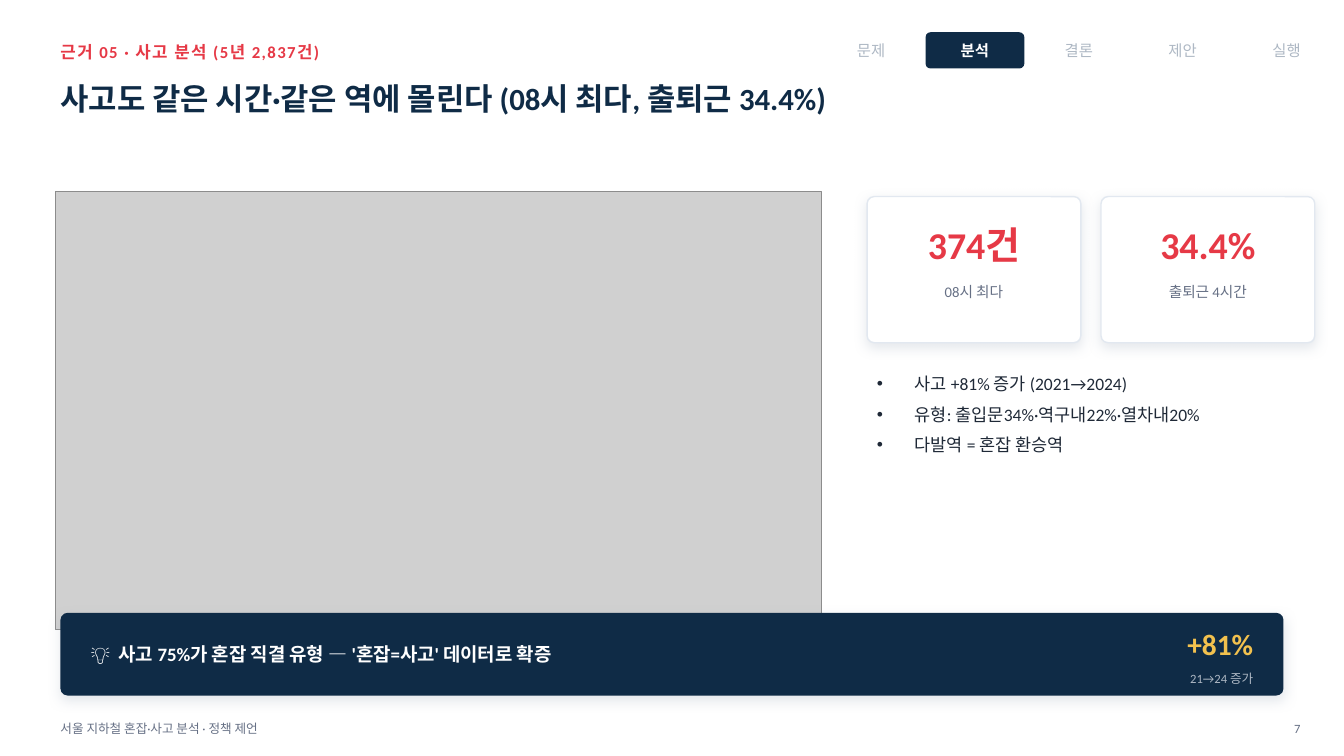
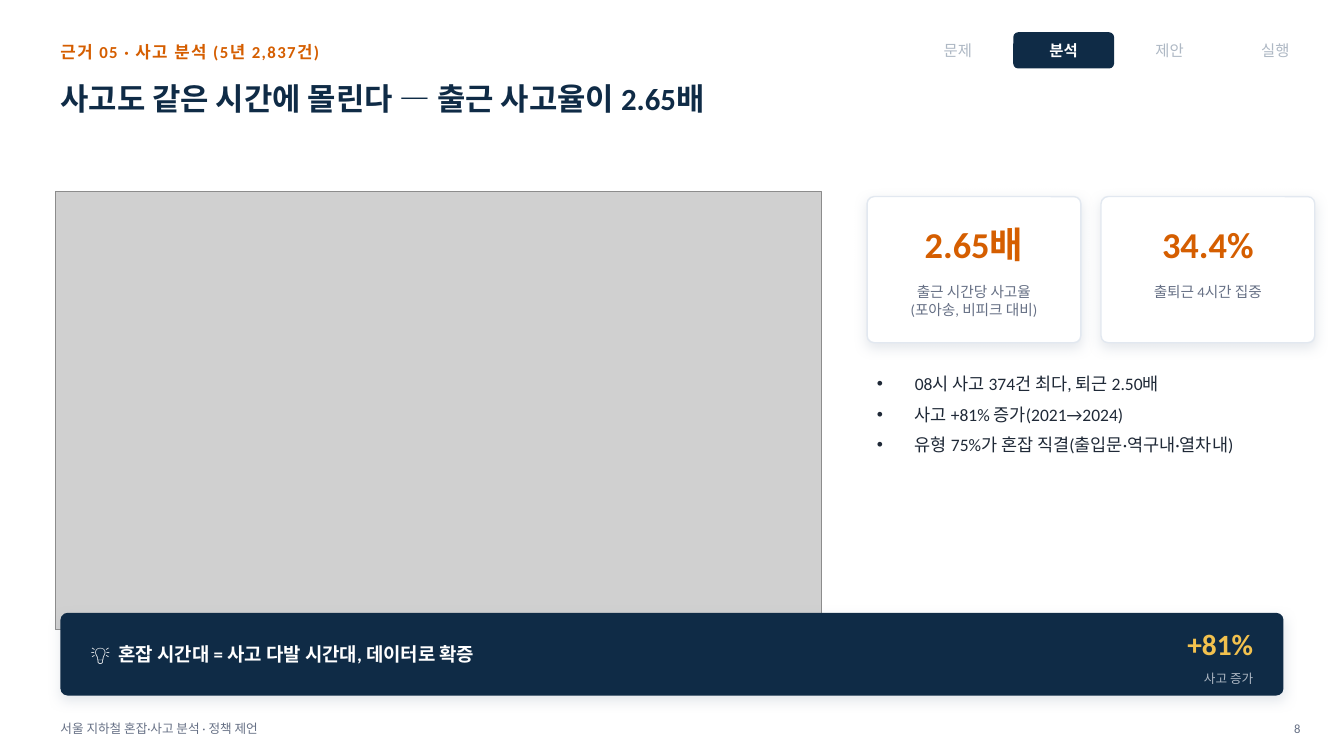
Before and after one commit to yuneunmi814-cmyk/data-analysis-mini-project, a slide deck: slide 9 of 발표장표_지하철혼잡.pptx (slide 8 before the commit). Drawn at 1344x756 pixels with LibreOffice and Linux fonts; fonts in the diff are those of the drawing; grey boxes stand for pictures. Boxes give left, top, right and bottom in pixels: in the first picture for what was removed or moved away, otherwise in the second. Text is boxed around its words. In the diff, an @@ line names an element or a change of style, - is before the commit and + after.

```diff
--- a/발표장표_지하철혼잡.pptx
+++ b/발표장표_지하철혼잡.pptx
@@ text "근거 05 · 사고 분석 ..." at bbox=[60, 44, 319, 61]: text colour #E63946 to #D55E00 @@
@@ 2 texts, 1 rounded rectangle: place and size @@
-2 texts, 1 rounded rectangle at bbox=[857, 32, 1024, 69]
+2 texts, 1 rounded rectangle at bbox=[944, 32, 1114, 69]
@@ text removed at bbox=[1065, 43, 1093, 57] @@
-결론
@@ text "제안": place and size @@
-text "제안" at bbox=[1168, 43, 1196, 57]
+text "제안" at bbox=[1155, 43, 1183, 57]
@@ text "실행": place and size @@
-text "실행" at bbox=[1272, 43, 1300, 57]
+text "실행" at bbox=[1261, 43, 1289, 57]
@@ text at bbox=[60, 84, 704, 113]: text changed @@
-사고도 같은 시간·같은 역에 몰린다 (08시 최다, 출퇴근 34.4%)
+사고도 같은 시간에 몰린다 — 출근 사고율이 2.65배
@@ text at bbox=[925, 228, 1024, 262]: text changed; size 27 to 26 pt; text colour #E63946 to #D55E00 @@
-374건
+2.65배
@@ text "34.4%" at bbox=[1162, 233, 1254, 259]: size 27 to 26 pt, text colour #E63946 to #D55E00 @@
@@ text at bbox=[911, 285, 1037, 317]: text changed @@
-08시 최다
+출근 시간당 사고율
+(포아송, 비피크 대비)
@@ text at bbox=[1154, 285, 1262, 298]: text changed @@
-출퇴근 4시간
+출퇴근 4시간 집중
@@ text at bbox=[915, 375, 1233, 454]: text changed @@
-• 사고 +81% 증가 (2021→2024)
-• 유형: 출입문34%·역구내22%·열차내20%
-• 다발역 = 혼잡 환승역
+• 08시 사고 374건 최다, 퇴근 2.50배
+• 사고 +81% 증가(2021→2024)
+• 유형 75%가 혼잡 직결(출입문·역구내·열차내)
@@ text at bbox=[119, 645, 475, 664]: text changed @@
-💡 사고 75%가 혼잡 직결 유형 — '혼잡=사고' 데이터로 확증
+💡 혼잡 시간대 = 사고 다발 시간대, 데이터로 확증
@@ text at bbox=[1204, 672, 1253, 684]: text changed @@
-21→24 증가
+사고 증가
@@ text at bbox=[1294, 724, 1300, 733]: text changed @@
-7
+8
```
Also in this commit, not shown: 13 other slides changed, 2 slides added, 1 slide removed, 20 other files.
